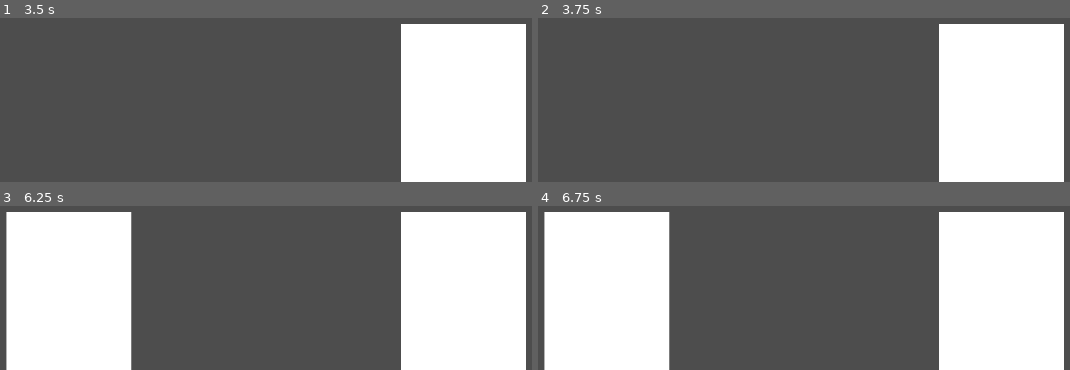
Above: before the commit, frames 1-4 (two rows, left to right).
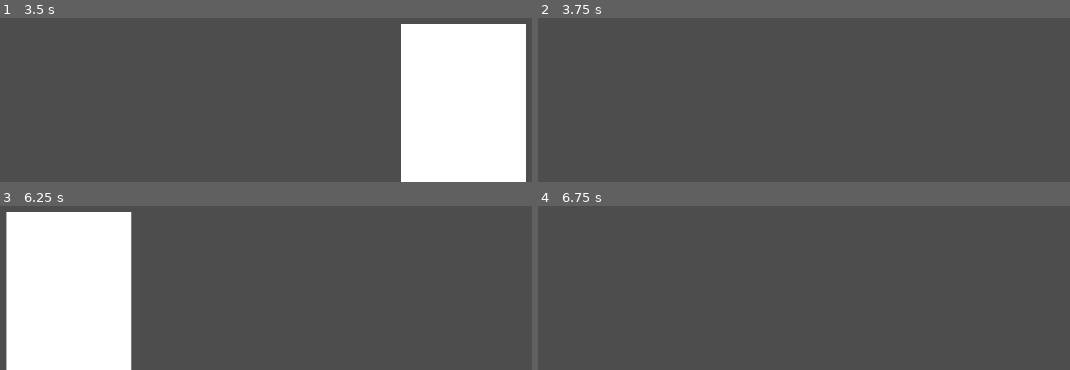
Above: after the commit, the same moments.

Repository: auspiciousArtifice/catastrophic-saloon
Game: Godot game, scene res://patrons.tscn
Same seed, same stepped clock (60 frames per second), same inputs: the game is played once before the commit and once after it. This scene is started directly instead of the project's main scene.
Inputs (mouse positions are in pixels of both pictures, inside the frame that each line leads up to):
- Up to frame 1 (3.5 s): tap Enter at 0.5, 2 s; move the mouse to (outside the picture) at 0.52 s; click (outside the picture) at 0.67 s; tap Space at 1.25, 2.75 s; move the mouse to (outside the picture) at 1.27 s; click (outside the picture) at 1.42 s; move the mouse to (outside the picture) at 2.02 s; click (outside the picture) at 2.17 s; move the mouse to (303, 47) at 2.77 s; click (303, 47) at 2.92 s
- Up to frame 2 (3.75 s): tap Enter at 3.5 s; move the mouse to (1000, 149) at 3.52 s; click (1000, 149) at 3.67 s
- Up to frame 3 (6.25 s): tap Space at 4.25 s; move the mouse to (outside the picture) at 4.27 s; click (outside the picture) at 4.42 s; move the mouse to (outside the picture) at 5.02 s; click (outside the picture) at 5.17 s; move the mouse to (outside the picture) at 5.77 s; click (outside the picture) at 5.92 s
- Up to frame 4 (6.75 s): move the mouse to (607, 337) at 6.52 s; click (607, 337) at 6.67 s

Frame 1 is identical in both runs. In frame 2, 23% of the frame differs, in the area x 75-99%, y 3-100%; in frame 3, 23%; in frame 4, 45%, in the area x 1-99%, y 3-100%.

Commit message:
introduced spawn cap as well as despawning for patrons screen

Diff:
--- a/patron.tscn
+++ b/patron.tscn
@@ -4,7 +4,8 @@
 
 [sub_resource type="RectangleShape2D" id="RectangleShape2D_xd018"]
 
-[sub_resource type="CanvasTexture" id="CanvasTexture_b8nii"]
+[sub_resource type="CanvasTexture" id="CanvasTexture_kqvma"]
+specular_color = Color(1, 0, 0, 1)
 
 [node name="patron" type="Node2D"]
 script = ExtResource("1_n472o")
@@ -18,6 +19,6 @@
 
 [node name="Sprite2D" type="Sprite2D" parent="Area2D"]
 scale = Vector2(300, 600)
-texture = SubResource("CanvasTexture_b8nii")
+texture = SubResource("CanvasTexture_kqvma")
 
 [connection signal="input_event" from="Area2D" to="." method="_on_area_2d_input_event"]
--- a/scripts/patron.gd
+++ b/scripts/patron.gd
@@ -1,7 +1,11 @@
 extends Node2D
+
+signal despawn(n)
+var id
 
 # Called when the node enters the scene tree for the first time.
 func _ready():
+	id = -1
 	pass # Replace with function body.
 
 
@@ -12,4 +16,4 @@
 
 func _on_area_2d_input_event(viewport, event, shape_idx):
 	if event is InputEventMouseButton and event.pressed and event.button_index == MOUSE_BUTTON_LEFT:
-		print("Patron")
+		despawn.emit(id)
--- a/scripts/patrons.gd
+++ b/scripts/patrons.gd
@@ -1,8 +1,15 @@
 extends Node2D
+
+
+var patron = preload("res://patron.tscn")
+var patron_list
+var id_gen
 
 # Called when the node enters the scene tree for the first time.
 func _ready():
 	randomize()
+	patron_list = []
+	id_gen = 0
 	pass # Replace with function body.
 
 
@@ -10,11 +17,24 @@
 func _process(delta):
 	pass
 
-
 func _on_timer_timeout():
-	var patron = preload("res://patron.tscn")
 	var p = patron.instantiate()
 	var rand_x = randi_range(200, 2000)
 	p.global_position = Vector2(rand_x,1000)
 	add_child(p)
+	p.id = id_gen
+	id_gen = id_gen + 1
+	p.despawn.connect(_remove_patron)
+	patron_list.push_back(p)
 	$Timer.wait_time = randi_range(3,5)
+	if(patron_list.size() > 2):
+		$Timer.stop()
+
+func _remove_patron(n):
+	for p in patron_list:
+		if p.id == n:
+			# print("Removed patron with id: " + str(p.id))
+			patron_list.erase(p)
+			p.queue_free()
+	if($Timer.is_stopped()):
+		$Timer.start()
